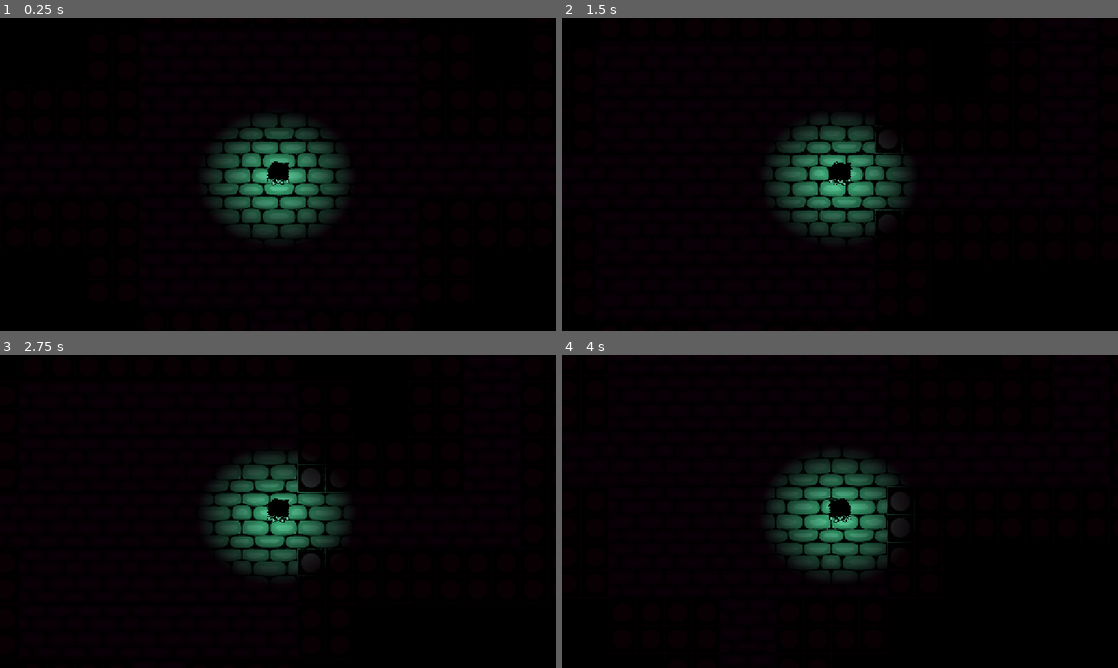
Above: before the commit, frames 1-4 (two rows, left to right).
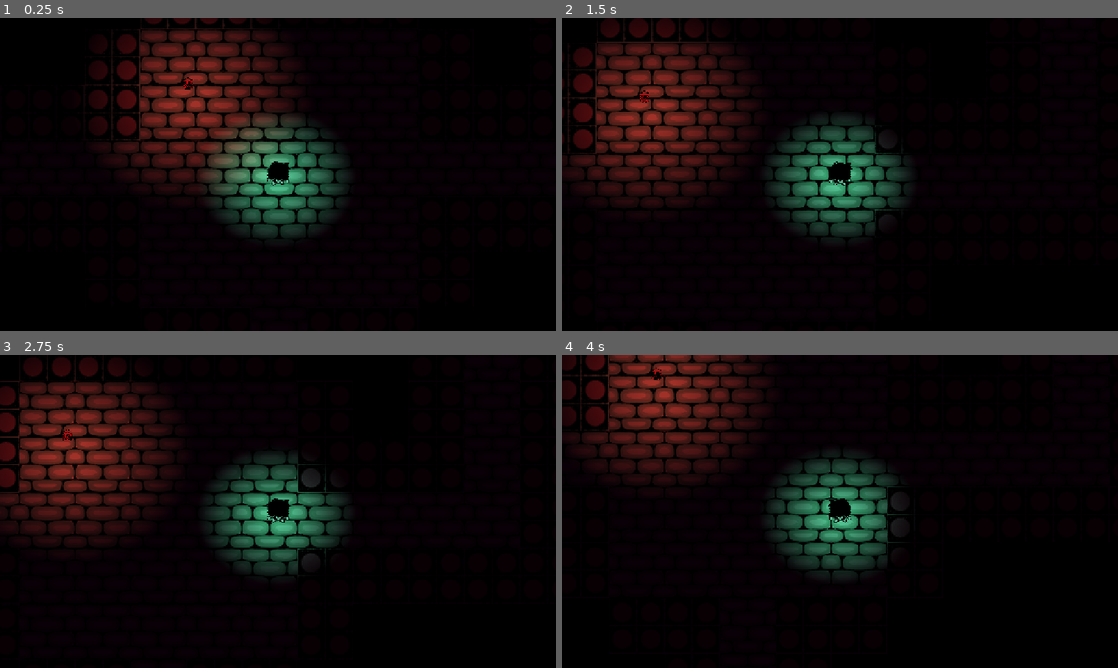
Above: after the commit, the same moments.

Repository: evelaaudaz-cloud/MoltenCrawler
Game: Godot game, scene res://Refugio.tscn
Same seed, same stepped clock (60 frames per second), same inputs: the game is played once before the commit and once after it. Before the commit the project starts from res://shelter.tscn.
Inputs (mouse positions are in pixels of both pictures, inside the frame that each line leads up to):
- Up to frame 1 (0.25 s): no input
- Up to frame 2 (1.5 s): tap Enter at 0.5 s; move the mouse to (962, 158) at 0.52 s; hold D (ui_right) 0.53-1.28 s; click (962, 158) at 0.67 s; move the mouse to (728, 190) at 1.27 s; hold S (down) from 1.28 s (still down)
- Up to frame 3 (2.75 s): tap Space at 2 s; move the mouse to (333, 442) at 2.02 s; release S (down) at 2.03 s; hold D (ui_right) from 2.03 s (still down)
- Up to frame 4 (4 s): tap Enter at 2.75 s; move the mouse to (812, 574) at 2.77 s; release D (ui_right) at 2.78 s; hold W (up) 2.78-3.53 s; click (812, 574) at 2.92 s; move the mouse to (1006, 558) at 3.52 s; hold A (ui_left) from 3.53 s (still down)

The runs differ from the first frame. In frame 1, 11% of the frame differs, in the area x 16-54%, y 0-56%; in frame 2, 11%, in the area x 0-35%, y 0-60%; in frame 3, 11%; in frame 4, 8.7%.

Commit message:
1ra demo "jugable"

Diff:
--- /dev/null
+++ b/moltencrawlergame/GameManager.gd
@@ -0,0 +1,37 @@
+# GameManager.gd (Autoload)
+extends Node
+
+var nivel_actual = 1
+var generadores_activados = 0
+var generadores_totales_en_nivel = 0
+
+# Esta función la llamará cada generador al aparecer (en su _ready)
+func registrar_generador():
+	generadores_totales_en_nivel += 1
+	print("Generador registrado. Total en este nivel: ", generadores_totales_en_nivel)
+
+func generador_completado():
+	generadores_activados += 1
+	print("Progreso: ", generadores_activados, "/", generadores_totales_en_nivel)
+
+	if generadores_activados >= generadores_totales_en_nivel:
+		completar_nivel()
+	else:
+		enviar_mensaje("Generador activado... Faltan " + str(generadores_totales_en_nivel - generadores_activados))
+
+func completar_nivel():
+	nivel_actual += 1
+	# Resetear conteos para el próximo nivel
+	generadores_activados = 0
+	generadores_totales_en_nivel = 0
+
+	enviar_mensaje("¡Sistemas online! Regresando al refugio...")
+
+	# Esperar un poco para que el jugador vea el mensaje y respire
+	await get_tree().create_timer(3.0).timeout
+	get_tree().change_scene_to_file("res://Refugio.tscn")
+
+func enviar_mensaje(texto: String):
+	var interfaz = get_tree().current_scene.find_child("Mensaje", true, false)
+	if interfaz and interfaz.has_method("mostrar_texto"):
+		interfaz.mostrar_texto(texto)
--- a/moltencrawlergame/Dungeon test.tscn
+++ b/moltencrawlergame/Niveles/Nivel1.tscn
@@ -1,13 +1,17 @@
-[gd_scene load_steps=12 format=4 uid="uid://cthfm1t6cbbgw"]
+[gd_scene load_steps=18 format=4 uid="uid://cthfm1t6cbbgw"]
 
-[ext_resource type="Script" uid="uid://bte05mpmipyvc" path="res://shelter.gd" id="1_36hpf"]
-[ext_resource type="PackedScene" uid="uid://bgjyeg2ctrmf3" path="res://hud.tscn" id="2_52c0g"]
-[ext_resource type="Texture2D" uid="uid://dprsu062gprcb" path="res://tileset_boceto.png" id="3_4g53w"]
-[ext_resource type="PackedScene" uid="uid://c4l7pypp1hq50" path="res://molten.tscn" id="4_5rqcf"]
-[ext_resource type="PackedScene" uid="uid://q063hgluw7ih" path="res://area_2d.tscn" id="4_52c0g"]
-[ext_resource type="PackedScene" uid="uid://bkd5b1xtheqdn" path="res://enemigo.tscn" id="5_yn7xi"]
-[ext_resource type="PackedScene" uid="uid://iip6qplgfavr" path="res://comida.tscn" id="6_487me"]
-[ext_resource type="PackedScene" uid="uid://b61d74wsn1x5d" path="res://linterna.tscn" id="7_t0gpw"]
+[ext_resource type="Script" uid="uid://bte05mpmipyvc" path="res://shelter.gd" id="1_qf4rs"]
+[ext_resource type="PackedScene" uid="uid://bgjyeg2ctrmf3" path="res://hud.tscn" id="2_x3adq"]
+[ext_resource type="Texture2D" uid="uid://dprsu062gprcb" path="res://tileset_boceto.png" id="3_pf7eu"]
+[ext_resource type="PackedScene" uid="uid://c4l7pypp1hq50" path="res://molten.tscn" id="4_n4s16"]
+[ext_resource type="PackedScene" uid="uid://bkd5b1xtheqdn" path="res://enemigo.tscn" id="5_e5dg7"]
+[ext_resource type="PackedScene" uid="uid://iip6qplgfavr" path="res://comida.tscn" id="6_sh17j"]
+[ext_resource type="PackedScene" uid="uid://b61d74wsn1x5d" path="res://linterna.tscn" id="7_y2gcv"]
+[ext_resource type="PackedScene" uid="uid://q063hgluw7ih" path="res://area_2d.tscn" id="8_4q1xx"]
+[ext_resource type="Script" uid="uid://d22743we34bws" path="res://interfaz.gd" id="9_gie14"]
+[ext_resource type="FontFile" uid="uid://ouh1xbtk4yvl" path="res://Bitcount_Single/BitcountSingle-VariableFont_CRSV,ELSH,ELXP,slnt,wght.ttf" id="10_x8vbp"]
+[ext_resource type="PackedScene" uid="uid://cxkr60ljscrn8" path="res://generador.tscn" id="11_empjq"]
+[ext_resource type="PackedScene" uid="uid://b57yfvi131kc2" path="res://llave.tscn" id="12_1x3sl"]
 
 [sub_resource type="NavigationPolygon" id="NavigationPolygon_d21ai"]
 vertices = PackedVector2Array(64, 64, -64, 64, -64, -64, 64, -64)
@@ -29,10 +33,21 @@
 navigation_layer_0/layers = 1
 sources/1 = SubResource("TileSetAtlasSource_0hol4")
 
+[sub_resource type="Gradient" id="Gradient_487me"]
+offsets = PackedFloat32Array(0.117409, 1)
+colors = PackedColorArray(1, 1, 1, 1, 0, 0, 0, 1)
+
+[sub_resource type="GradientTexture2D" id="GradientTexture2D_t0gpw"]
+gradient = SubResource("Gradient_487me")
+width = 150
+fill = 1
+fill_from = Vector2(0.514188, 0.547009)
+fill_to = Vector2(0.340969, 0.15812)
+
 [node name="Node2D" type="Node2D"]
-script = ExtResource("1_36hpf")
+script = ExtResource("1_qf4rs")
 
-[node name="HUD" parent="." instance=ExtResource("2_52c0g")]
+[node name="HUD" parent="." instance=ExtResource("2_x3adq")]
 
 [node name="NavigationRegion2D" type="NavigationRegion2D" parent="."]
 position = Vector2(52, 68)
@@ -47,19 +62,69 @@
 [node name="CanvasModulate" type="CanvasModulate" parent="."]
 color = Color(0.0643933, 0.000962321, 0.0372444, 1)
 
-[node name="Molten" parent="." instance=ExtResource("4_5rqcf")]
+[node name="CanvasLayer" type="CanvasLayer" parent="CanvasModulate"]
+layer = 10
+script = ExtResource("9_gie14")
+
+[node name="Mensaje" type="Label" parent="CanvasModulate/CanvasLayer"]
+anchors_preset = 8
+anchor_left = 0.5
+anchor_top = 0.5
+anchor_right = 0.5
+anchor_bottom = 0.5
+offset_left = -30.0
+offset_top = -12.5
+offset_right = 30.0
+offset_bottom = 12.5
+grow_horizontal = 2
+grow_vertical = 2
+scale = Vector2(5.30554, 6.25803)
+theme_override_colors/font_color = Color(1, 1, 1, 1)
+theme_override_fonts/font = ExtResource("10_x8vbp")
+theme_override_font_sizes/font_size = 20
+text = "CLEAR"
+horizontal_alignment = 1
+
+[node name="Molten" parent="." instance=ExtResource("4_n4s16")]
 position = Vector2(54, 71)
 
-[node name="Enemigo" parent="." instance=ExtResource("5_yn7xi")]
+[node name="Enemigo" parent="." instance=ExtResource("5_e5dg7")]
 position = Vector2(-796, 955)
 
-[node name="Comida" parent="." instance=ExtResource("6_487me")]
+[node name="Comida" parent="." instance=ExtResource("6_sh17j")]
 position = Vector2(931, -794)
 scale = Vector2(0.25, 0.25)
 
-[node name="Linterna" parent="." instance=ExtResource("7_t0gpw")]
+[node name="Linterna" parent="." instance=ExtResource("7_y2gcv")]
 position = Vector2(285, -721)
 
-[node name="Area2D" parent="." instance=ExtResource("4_52c0g")]
+[node name="Area2D" parent="." instance=ExtResource("8_4q1xx")]
 position = Vector2(1075, 282)
 scale = Vector2(0.5, 0.5)
+
+[node name="Generador" parent="." instance=ExtResource("11_empjq")]
+position = Vector2(1073, 1069)
+
+[node name="Generador2" parent="." instance=ExtResource("11_empjq")]
+position = Vector2(1086, -976)
+
+[node name="Generador3" parent="." instance=ExtResource("11_empjq")]
+position = Vector2(-952, 13)
+
+[node name="Llave" parent="." instance=ExtResource("12_1x3sl")]
+position = Vector2(-1187, 1265)
+scale = Vector2(0.5, 0.5)
+
+[node name="Llave2" parent="." instance=ExtResource("12_1x3sl")]
+position = Vector2(1289, -773)
+scale = Vector2(0.5, 0.5)
+
+[node name="Llave3" parent="." instance=ExtResource("12_1x3sl")]
+position = Vector2(-1025, -1042)
+scale = Vector2(0.5, 0.5)
+
+[node name="PointLight2D" type="PointLight2D" parent="Llave3"]
+position = Vector2(-1, 3)
+scale = Vector2(4.42583, 9.80578)
+color = Color(0.917647, 0.247059, 0.180392, 1)
+texture = SubResource("GradientTexture2D_t0gpw")
--- a/moltencrawlergame/shelter.tscn
+++ b/moltencrawlergame/Refugio.tscn
@@ -1,13 +1,12 @@
-[gd_scene load_steps=12 format=4 uid="uid://bvm0xy4unn6fm"]
+[gd_scene load_steps=11 format=4 uid="uid://bvm0xy4unn6fm"]
 
-[ext_resource type="Script" uid="uid://bte05mpmipyvc" path="res://shelter.gd" id="1_r80qo"]
-[ext_resource type="Texture2D" uid="uid://dprsu062gprcb" path="res://tileset_boceto.png" id="1_tq00t"]
-[ext_resource type="PackedScene" uid="uid://c4l7pypp1hq50" path="res://molten.tscn" id="2_lirj0"]
-[ext_resource type="PackedScene" uid="uid://c40oi7jumwx2k" path="res://Escotilla.tscn" id="3_lirj0"]
-[ext_resource type="PackedScene" uid="uid://bgjyeg2ctrmf3" path="res://hud.tscn" id="4_ciohy"]
-[ext_resource type="PackedScene" uid="uid://bkd5b1xtheqdn" path="res://enemigo.tscn" id="6_ciohy"]
-[ext_resource type="PackedScene" uid="uid://iip6qplgfavr" path="res://comida.tscn" id="7_15sx8"]
-[ext_resource type="PackedScene" uid="uid://b61d74wsn1x5d" path="res://linterna.tscn" id="8_mkd65"]
+[ext_resource type="Script" uid="uid://bte05mpmipyvc" path="res://shelter.gd" id="1_kb7wc"]
+[ext_resource type="PackedScene" uid="uid://bgjyeg2ctrmf3" path="res://hud.tscn" id="2_5fed4"]
+[ext_resource type="Texture2D" uid="uid://dprsu062gprcb" path="res://tileset_boceto.png" id="3_si6ns"]
+[ext_resource type="PackedScene" uid="uid://c4l7pypp1hq50" path="res://molten.tscn" id="4_4j7fr"]
+[ext_resource type="PackedScene" uid="uid://c40oi7jumwx2k" path="res://Escotilla.tscn" id="5_ylr4n"]
+[ext_resource type="PackedScene" uid="uid://iip6qplgfavr" path="res://comida.tscn" id="7_stx2y"]
+[ext_resource type="PackedScene" uid="uid://b61d74wsn1x5d" path="res://linterna.tscn" id="8_2lj40"]
 
 [sub_resource type="NavigationPolygon" id="NavigationPolygon_d21ai"]
 vertices = PackedVector2Array(64, 64, -64, 64, -64, -64, 64, -64)
@@ -47,18 +46,27 @@
 [node name="CanvasModulate" type="CanvasModulate" parent="."]
 color = Color(0.0643933, 0.000962321, 0.0372444, 1)
 
-[node name="Molten" parent="." instance=ExtResource("2_lirj0")]
+[node name="Molten" parent="." instance=ExtResource("4_4j7fr")]
 position = Vector2(54, 71)
 
-[node name="Escotilla" parent="." instance=ExtResource("3_lirj0")]
+[node name="Escotilla" parent="." instance=ExtResource("5_ylr4n")]
 position = Vector2(-832, -801)
 
-[node name="Enemigo" parent="." instance=ExtResource("6_ciohy")]
-position = Vector2(-796, 955)
-
-[node name="Comida" parent="." instance=ExtResource("7_15sx8")]
+[node name="Comida" parent="." instance=ExtResource("7_stx2y")]
 position = Vector2(931, -794)
 scale = Vector2(0.25, 0.25)
 
-[node name="Linterna" parent="." instance=ExtResource("8_mkd65")]
+[node name="Linterna" parent="." instance=ExtResource("8_2lj40")]
 position = Vector2(285, -721)
+
+[node name="Linterna2" parent="." instance=ExtResource("8_2lj40")]
+position = Vector2(-154, -140)
+
+[node name="Linterna3" parent="." instance=ExtResource("8_2lj40")]
+position = Vector2(-964, -787)
+
+[node name="Linterna4" parent="." instance=ExtResource("8_2lj40")]
+position = Vector2(-705, -791)
+
+[node name="Linterna5" parent="." instance=ExtResource("8_2lj40")]
+position = Vector2(-830, 905)
--- a/moltencrawlergame/escotilla.gd
+++ b/moltencrawlergame/escotilla.gd
@@ -1,31 +1,32 @@
 extends Area2D
 
-@export var send_to_scene = "res://Mazmorra.tscn"
+# Ya no necesitamos send_to_scene fija, la calcularemos
 @onready var label = $Label
 @onready var anim_player = $AnimationPlayer
 
 func _ready():
-	# Conectamos las señales del ratón para el texto
 	mouse_entered.connect(_on_mouse_entered)
 	mouse_exited.connect(_on_mouse_exited)
-	# Conectamos la señal de llegada de Molten
 	body_entered.connect(_on_body_entered)
+	label.text = "Bajar a la Planta " + str(GameManager.nivel_actual)
 
 func _on_mouse_entered():
-	label.show() # Muestra el texto cuando el cursor entra
+	label.text = "Entrar al Nivel " + str(GameManager.nivel_actual)
+	label.show()
 
 func _on_mouse_exited():
-	label.hide() # Oculta el texto cuando el cursor sale
+	label.hide()
 
 func _on_body_entered(body):
 	if body.name == "Molten":
-		# Bloqueamos el movimiento de Molten para que no siga caminando
 		body.set_physics_process(false)
 
-		# Iniciamos el fade out
+		# Construimos la ruta dinámicamente
+		# Esto asume que tus escenas se llaman Nivel1.tscn, Nivel2.tscn, etc.
+		var ruta_nivel = "res://Niveles/Nivel" + str(GameManager.nivel_actual) + ".tscn"
+
 		anim_player.play("fade_out")
-
-		# Esperamos a que la animación termine antes de cambiar de escena
 		await anim_player.animation_finished
 
-		get_tree().change_scene_to_file(send_to_scene)
+		# Cambiamos al nivel correspondiente
+		get_tree().change_scene_to_file(ruta_nivel)
--- /dev/null
+++ b/moltencrawlergame/generador.gd
@@ -0,0 +1,24 @@
+extends Area2D
+
+var activado = false
+
+func _ready():
+	GameManager.registrar_generador()
+	body_entered.connect(_on_body_entered)
+
+func _on_body_entered(body):
+	if body.is_in_group("jugador") and not activado:
+		if body.llaves > 0:
+			body.usar_llave() # Restamos una llave al jugador
+			activar()
+		else:
+			# Aquí podrías poner un mensaje de "Necesitas una llave"
+			print("¡Sin llave no hay energía!")
+
+func activar():
+	activado = true
+	$PointLight2D.enabled = true
+	$Sprite2D.modulate = Color.GREEN
+
+	# Avisamos al GameManager (lo creamos abajo)
+	GameManager.generador_completado()
--- /dev/null
+++ b/moltencrawlergame/generador.tscn
@@ -0,0 +1,36 @@
+[gd_scene load_steps=6 format=3 uid="uid://cxkr60ljscrn8"]
+
+[ext_resource type="Script" uid="uid://c4krr7lx2x1qr" path="res://generador.gd" id="1_wrwq3"]
+[ext_resource type="Texture2D" uid="uid://dcgsng0iaee83" path="res://generador.png" id="2_82gn5"]
+
+[sub_resource type="Gradient" id="Gradient_2bs05"]
+offsets = PackedFloat32Array(0.117409, 1)
+colors = PackedColorArray(1, 1, 1, 1, 0, 0, 0, 1)
+
+[sub_resource type="GradientTexture2D" id="GradientTexture2D_hdt51"]
+gradient = SubResource("Gradient_2bs05")
+width = 150
+fill = 1
+fill_from = Vector2(0.514188, 0.547009)
+fill_to = Vector2(0.340969, 0.15812)
+
+[sub_resource type="RectangleShape2D" id="RectangleShape2D_l2mdd"]
+size = Vector2(64, 92)
+
+[node name="Generador" type="Area2D"]
+script = ExtResource("1_wrwq3")
+
+[node name="Sprite2D" type="Sprite2D" parent="."]
+texture = ExtResource("2_82gn5")
+
+[node name="PointLight2D" type="PointLight2D" parent="."]
+position = Vector2(-1, 3)
+scale = Vector2(4.42583, 9.80578)
+color = Color(0.917647, 0.247059, 0.180392, 1)
+texture = SubResource("GradientTexture2D_hdt51")
+
+[node name="CollisionShape2D" type="CollisionShape2D" parent="."]
+position = Vector2(4, 7)
+shape = SubResource("RectangleShape2D_l2mdd")
+
+[connection signal="body_entered" from="." to="." method="_on_body_entered"]
--- /dev/null
+++ b/moltencrawlergame/interfaz.gd
@@ -0,0 +1,21 @@
+extends CanvasLayer
+
+@onready var label = $Mensaje
+
+func _ready():
+	# Nos aseguramos de que empiece totalmente transparente
+	label.modulate.a = 0
+	label.show() # Por si acaso estaba en 'hide'
+
+func mostrar_texto(texto: String):
+	label.text = texto
+
+	# Matamos cualquier animación previa para que no choquen
+	var tween = create_tween()
+
+	# 1. Aparecer (0.5 segundos)
+	tween.tween_property(label, "modulate:a", 1.0, 0.5).set_trans(Tween.TRANS_SINE)
+	# 2. Mantenerse (2 segundos)
+	tween.tween_interval(2.0)
+	# 3. Desaparecer (1 segundo)
+	tween.tween_property(label, "modulate:a", 0.0, 1.0).set_trans(Tween.TRANS_SINE)
--- a/moltencrawlergame/llave.gd
+++ b/moltencrawlergame/llave.gd
@@ -1 +1,11 @@
 extends Area2D
+
+func _ready():
+	body_entered.connect(_on_body_entered)
+
+func _on_body_entered(body):
+	if body.is_in_group("jugador"):
+		# Le damos la llave al jugador (necesitas crear esta variable en Molten)
+		if body.has_method("obtener_llave"):
+			body.obtener_llave()
+			queue_free() # La llave desaparece
--- /dev/null
+++ b/moltencrawlergame/llave.tscn
@@ -0,0 +1,16 @@
+[gd_scene load_steps=4 format=3 uid="uid://b57yfvi131kc2"]
+
+[ext_resource type="Script" uid="uid://d0c1fquugxsp" path="res://llave.gd" id="1_cr5s1"]
+[ext_resource type="Texture2D" uid="uid://dmpdyf53x3r3g" path="res://log.png" id="2_wwaip"]
+
+[sub_resource type="CircleShape2D" id="CircleShape2D_f8d0f"]
+radius = 52.4023
+
+[node name="Llave" type="Area2D"]
+script = ExtResource("1_cr5s1")
+
+[node name="CollisionShape2D" type="CollisionShape2D" parent="."]
+shape = SubResource("CircleShape2D_f8d0f")
+
+[node name="Sprite2D" type="Sprite2D" parent="."]
+texture = ExtResource("2_wwaip")
--- a/moltencrawlergame/molten.gd
+++ b/moltencrawlergame/molten.gd
@@ -4,7 +4,7 @@
 @onready var nav_agent = $NavigationAgent2D
 @onready var sprite = $Sprite2D
 @onready var anim_player = $AnimationPlayer
-
+var llaves = 0
 var esta_caminando = false
 
 @export var salud_maxima = 100
@@ -75,3 +75,9 @@
 	# CORRECCIÓN DE POSICIÓN MÍNIMA:
 	# Si estamos muy cerca de un muro, el NavigationAgent debería corregirnos.
 	# Asegúrate de tener el "Agent Radius" en el NavigationRegion2D configurado.
+func obtener_llave():
+	llaves += 1
+	print(llaves)
+
+func usar_llave():
+	llaves -= 1
--- a/moltencrawlergame/node_2d.tscn
+++ b/moltencrawlergame/node_2d.tscn
@@ -61,6 +61,7 @@
 position = Vector2(-1784, 632)
 
 [node name="CanvasModulate" type="CanvasModulate" parent="."]
+visible = false
 color = Color(0.0643933, 0.000962321, 0.0372444, 1)
 
 [node name="Molten" parent="." instance=ExtResource("4_ir8iy")]
--- a/moltencrawlergame/project.godot
+++ b/moltencrawlergame/project.godot
@@ -14,6 +14,10 @@
 run/main_scene="uid://bvm0xy4unn6fm"
 config/features=PackedStringArray("4.4", "GL Compatibility")
 config/icon="res://icon.svg"
+
+[autoload]
+
+GameManager="*res://GameManager.gd"
 
 [display]
 
Not shown, added: moltencrawlergame/GameManager.gd.uid
Not shown: 1 places in moltencrawlergame/Niveles/Nivel1.tscn that only renumber resources
Not shown: 2 places in moltencrawlergame/Refugio.tscn that only renumber resources
Not shown, added: moltencrawlergame/generador.gd.uid
Binary file added: moltencrawlergame/generador.png
Not shown, added: moltencrawlergame/generador.png.import
Not shown, added: moltencrawlergame/interfaz.gd.uid
Not shown: 1 places in moltencrawlergame/linterna.tscn that only renumber resources
